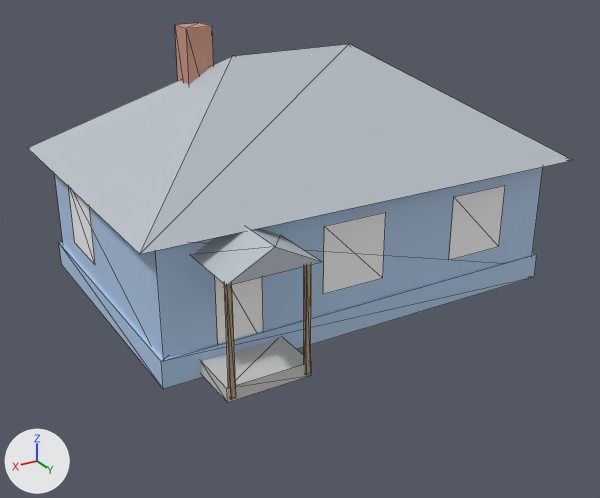
The glTF model assets/buildings/khata_tin.glb: old version first, new version second.
Camera for both pictures: a camera (50 mm lens) standing at (9.51, 16.15, 8.53) and looking at (0.32, 0.83, 0.86). The axes (+X, +Y, +Z) are drawn at lower left. The lights are the same throughout. The first picture is the older version. Mesh edges are drawn as thin lines. Objects named as collision shapes, trigger or cutter boxes, shadow casters or lower levels of detail are left out. Vertices at exactly the same position are counted once.

In view in the first picture: 'khata_tin'.
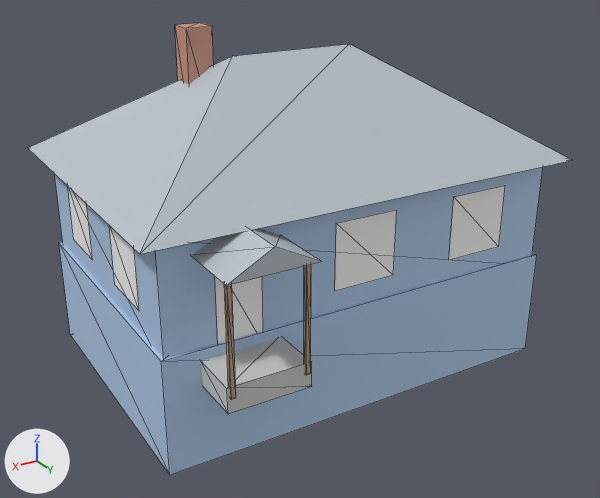
Pixel boxes (x1, y1, x2, y2) of what changed, in the pictures (600 x 498 px; the box of a moved part takes in the faces that stretch with it):
'khata_tin', reshaped (19% taller)
    before: (28, 23, 572, 403)
    after: (28, 23, 572, 475)
part 1 of me_khata_tin, moved or reshaped
    before: (323, 212, 386, 294)
    after: (335, 210, 397, 291)
part 2 of me_khata_tin, added
    after: (201, 337, 312, 414)
part 3 of me_khata_tin, rebuilt
    before: (69, 188, 95, 264)
    after: (68, 187, 93, 260)
part 4 of me_khata_tin, built on
    after: (109, 226, 139, 310)

Patch to the scene script:
```diff
--- a/assets/buildings/khata_tin.glb.py
+++ b/assets/buildings/khata_tin.glb.py
@@ me_khata_tin @@
 # used by ob_khata_tin; location = (0.0, 0.0, 0.0)
-me_khata_tin.from_pydata(...)  # 80 vertices, 96 faces; spans x -5.2..5.2, y -3.7..4.7, z -0.1..5.9
+me_khata_tin.from_pydata(...)  # 100 vertices, 106 faces; spans x -5.2..5.2, y -3.7..4.7, z -2.1..5.9
+# me_khata_tin part 1: the loose piece of 4 vertices spanning x -0.28..1.23, y 3.26, z 0.95..2.45 is moved by (-0.29, 0.0, 0.0)
+# me_khata_tin part 2: a new loose piece, a box spanning x 2.24..4.03, y 3.25..4.45, z -0.28..0.28, in mat_concrete (light grey #cececb)
+# me_khata_tin part 3: the loose piece of 4 vertices spanning x 4.76, y -2.05..-0.55, z 0.95..2.45 is rebuilt with 4 vertices and now spans x 4.76, y -2.13..-0.73, z 1.0..2.4
+# me_khata_tin part 4
+# 4 vertices in x -4.82..4.82, y -3.33..3.33, z -0.1 move by (0.0, 0.0, -2.0)
+# 12 vertices are added at x -4.76..4.76, y -3.26..2.13, z 0.25..2.25
+# 8 new vertices lie (0.0, 0.0, 1.4) away from vertices in x -4.76..4.76, y -3.26..2.13, z 1.0
+# 8 new faces join them, mat_window_khata (white #ffffff)
+# 2 new faces join them, mat_door_wood (white #ffffff)
+# other edits to the shape of me_khata_tin do not show in these pictures
 me_khata_tin.materials.append(mat_plaster_blue)
```
